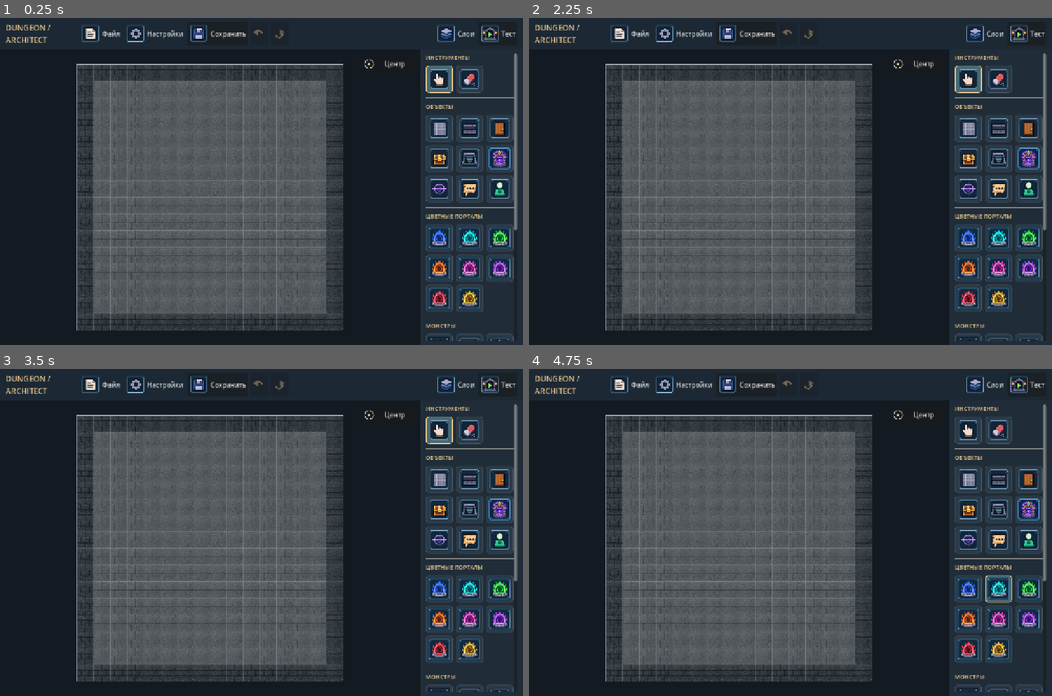
Above: before the commit, frames 1-4 (two rows, left to right).
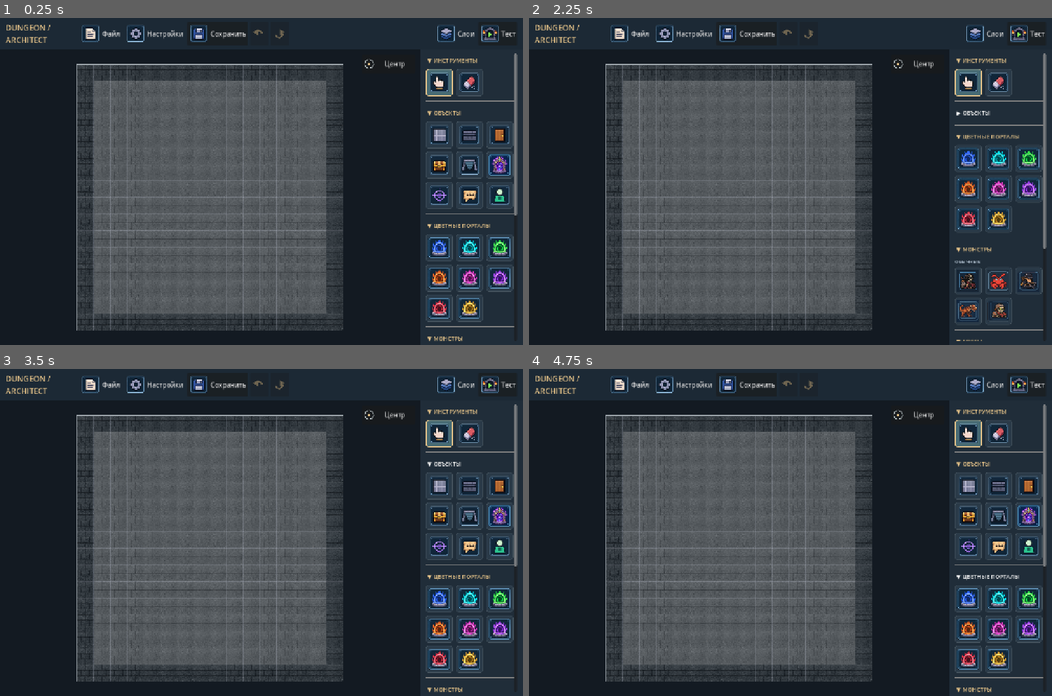
Above: after the commit, the same moments.

Repository: Warpreaktor/Dungeon-Architect
Game: Godot game, scene res://scenes/editor.tscn
The game is run twice, just before and just after one commit, with the same random seed, the same clock (stepped at 60 frames per second) and the same inputs. This scene is started directly instead of the project's main scene.
Inputs (mouse positions are in pixels of both pictures, inside the frame that each line leads up to):
- Up to frame 1 (0.25 s): no input
- Up to frame 2 (2.25 s): click (999, 60) at 0.5 s, where only the run after the commit has a clickable "▼ ИНСТРУМЕНТЫ"; click (999, 60) at 1.25 s, where only the run after the commit has a clickable "▶ ИНСТРУМЕНТЫ"; click (999, 112) at 2 s, where only the run after the commit has a clickable "▼ ОБЪЕКТЫ"
- Up to frame 3 (3.5 s): click (470, 463) at 2.75 s, where only the run after the commit has a clickable "▶ ОБЪЕКТЫ"
- Up to frame 4 (4.75 s): click (999, 578) at 3.5 s, where only the run after the commit has a clickable "▼ ЦВЕТНЫЕ ПОРТАЛЫ"; click (999, 578) at 4.25 s, where only the run after the commit has a clickable "▶ ЦВЕТНЫЕ ПОРТАЛЫ"

The runs differ from the first frame. In frame 1, 5.7% of the frame differs, in the area x 81-99%, y 11-99%; in frame 2, 5.3%; in frame 3, 5.7%; in frame 4, 5.9%.

Commit message:
Сгруппирована палитра и обновлена иконка босса

Diff:
--- a/scripts/editor.gd
+++ b/scripts/editor.gd
@@ -383,11 +383,13 @@
 	_palette_panel.custom_minimum_size.x = PALETTE_WIDTH
 	workspace.add_child(_palette_panel)
 	var palette_scroll := ScrollContainer.new()
+	palette_scroll.name = "PaletteScroll"
 	palette_scroll.size_flags_vertical = Control.SIZE_EXPAND_FILL
 	palette_scroll.horizontal_scroll_mode = ScrollContainer.SCROLL_MODE_DISABLED
 	palette_scroll.scroll_deadzone = 12
 	_palette_panel.add_child(palette_scroll)
 	var palette := VBoxContainer.new()
+	palette.name = "PaletteContent"
 	palette.size_flags_horizontal = Control.SIZE_EXPAND_FILL
 	palette.add_theme_constant_override("separation", 10)
 	palette_scroll.add_child(palette)
@@ -477,25 +479,26 @@
 	_game_dialogue.closed.connect(_on_game_dialogue_closed)
 	add_child(_game_dialogue)
 
-	palette.add_child(_label("ИНСТРУМЕНТЫ", 14, Color("#e8c58a")))
+	var tools_section := _palette_section(palette, "Tools", "ИНСТРУМЕНТЫ")
 	var control_tools := _tool_grid()
-	palette.add_child(control_tools)
+	control_tools.name = "ToolsGrid"
+	tools_section.add_child(control_tools)
 	for tool in TOOLS:
 		if str(tool["id"]) in ["hand", "erase"]:
 			_add_tool_button(control_tools, tool)
 
-	palette.add_child(HSeparator.new())
-	palette.add_child(_label("ОБЪЕКТЫ", 14, Color("#e8c58a")))
+	var map_section := _palette_section(palette, "MapObjects", "ОБЪЕКТЫ")
 	var map_tools := _tool_grid()
-	palette.add_child(map_tools)
+	map_tools.name = "MapObjectsGrid"
+	map_section.add_child(map_tools)
 	for tool in TOOLS:
 		if str(tool["id"]) not in ["hand", "erase"]:
 			_add_tool_button(map_tools, tool)
 
-	palette.add_child(HSeparator.new())
-	palette.add_child(_label("ЦВЕТНЫЕ ПОРТАЛЫ", 14, Color("#e8c58a")))
+	var portals_section := _palette_section(palette, "Portals", "ЦВЕТНЫЕ ПОРТАЛЫ")
 	var portals_grid := _tool_grid()
-	palette.add_child(portals_grid)
+	portals_grid.name = "PortalsGrid"
+	portals_section.add_child(portals_grid)
 	var portal_labels := {
 		"blue": "Синий", "cyan": "Голубой", "green": "Зелёный", "orange": "Оранжевый",
 		"pink": "Розовый", "purple": "Фиолетовый", "red": "Красный", "yellow": "Жёлтый"
@@ -508,28 +511,36 @@
 			"icon": ImageAsset.texture("res://assets/icons/portals/portal_%s.png" % color_id)
 		})
 
-	palette.add_child(HSeparator.new())
-	palette.add_child(_label("МОНСТРЫ", 14, Color("#e8c58a")))
-	var monster_tools := _tool_grid()
-	palette.add_child(monster_tools)
+	var monsters_section := _palette_section(palette, "Monsters", "МОНСТРЫ")
+	var common_monsters := _palette_tool_group(monsters_section, "CommonMonsters", "ОБЫЧНЫЕ")
+	var elite_monsters := _palette_tool_group(monsters_section, "EliteMonsters", "ЭЛИТА")
+	var bosses_section := _palette_section(palette, "Bosses", "БОССЫ")
+	var boss_monsters := _tool_grid()
+	boss_monsters.name = "BossesGrid"
+	bosses_section.add_child(boss_monsters)
 	for monster_id in MonsterCatalog.list_placeable_ids():
 		var monster: MonsterDefinition = MonsterCatalog.get_monster(str(monster_id))
-		_add_tool_button(monster_tools, {
+		var target_grid: GridContainer = common_monsters
+		if monster.rank == MonsterDefinition.Rank.BOSS:
+			target_grid = boss_monsters
+		elif monster.rank == MonsterDefinition.Rank.ELITE:
+			target_grid = elite_monsters
+		_add_tool_button(target_grid, {
 			"id": "monster:" + monster.monster_id,
 			"label": monster.display_name,
 			"hint": "Здоровье: %d · Сила: %d · Ловкость: %d" % [monster.max_health, monster.strength, monster.agility],
 			"icon": monster.icon
 		})
-
-	palette.add_child(HSeparator.new())
-	palette.add_child(_label("ЛОВУШКИ", 14, Color("#e8c58a")))
+	_palette_tool_group_visibility(monsters_section, common_monsters)
+	_palette_tool_group_visibility(monsters_section, elite_monsters)
+	(bosses_section.get_parent() as Control).visible = boss_monsters.get_child_count() > 0
+
+	var traps_section := _palette_section(palette, "Traps", "ЛОВУШКИ")
 	for placement in ["floor", "door"]:
 		var trap_ids: Array[String] = TrapCatalog.list_ids(placement)
 		if trap_ids.is_empty():
 			continue
-		palette.add_child(_label("НАПОЛЬНЫЕ" if placement == "floor" else "ДВЕРНЫЕ", 12, Color("#b9c9d8")))
-		var trap_tools := _tool_grid()
-		palette.add_child(trap_tools)
+		var trap_tools := _palette_tool_group(traps_section, "FloorTraps" if placement == "floor" else "DoorTraps", "НАПОЛЬНЫЕ" if placement == "floor" else "ДВЕРНЫЕ")
 		for trap_id in trap_ids:
 			var trap: TrapDefinition = TrapCatalog.get_trap(str(trap_id))
 			_add_tool_button(trap_tools, {
@@ -553,6 +564,64 @@
 	_log_open = bool(config.get_value("interface", "show_console", false))
 	_floating_console.set_open(_log_open)
 	_floating_console.set_game_controls_visible(is_play_mode or standalone_game)
+
+
+func _palette_section(parent: VBoxContainer, section_id: String, title: String, expanded: bool = true) -> VBoxContainer:
+	if parent.get_child_count() > 0:
+		parent.add_child(HSeparator.new())
+	var section := VBoxContainer.new()
+	section.name = "%sSection" % section_id
+	parent.add_child(section)
+	var header := Button.new()
+	header.name = "Header"
+	header.flat = true
+	header.alignment = HORIZONTAL_ALIGNMENT_LEFT
+	header.custom_minimum_size.y = 34
+	header.focus_mode = Control.FOCUS_NONE
+	header.add_theme_font_size_override("font_size", 14)
+	header.add_theme_color_override("font_color", Color("#e8c58a"))
+	header.set_meta("section_title", title)
+	section.add_child(header)
+	var content := VBoxContainer.new()
+	content.name = "Content"
+	content.visible = expanded
+	content.add_theme_constant_override("separation", 8)
+	section.add_child(content)
+	header.pressed.connect(_toggle_palette_section.bind(header, content))
+	_refresh_palette_section_header(header, content)
+	return content
+
+
+func _palette_tool_group(parent: VBoxContainer, group_id: String, title: String) -> GridContainer:
+	var wrapper := VBoxContainer.new()
+	wrapper.name = "%sGroup" % group_id
+	wrapper.add_theme_constant_override("separation", 6)
+	parent.add_child(wrapper)
+	var label := _label(title, 12, Color("#b9c9d8"))
+	label.name = "Label"
+	wrapper.add_child(label)
+	var grid := _tool_grid()
+	grid.name = "Grid"
+	wrapper.add_child(grid)
+	return grid
+
+
+func _palette_tool_group_visibility(parent: VBoxContainer, grid: GridContainer) -> void:
+	if grid == null:
+		return
+	var group: Control = grid.get_parent() as Control
+	if group != null and group.get_parent() == parent:
+		group.visible = grid.get_child_count() > 0
+
+
+func _toggle_palette_section(header: Button, content: Control) -> void:
+	content.visible = not content.visible
+	_refresh_palette_section_header(header, content)
+
+
+func _refresh_palette_section_header(header: Button, content: Control) -> void:
+	var title: String = str(header.get_meta("section_title", ""))
+	header.text = ("▼ " if content.visible else "▶ ") + title
 
 
 func _tool_grid() -> GridContainer:
--- a/tests/test_editor_layout.gd
+++ b/tests/test_editor_layout.gd
@@ -37,6 +37,28 @@
 	assert(workspace.get_child(0) == map_view)
 	assert(workspace.get_child(1) == palette)
 	assert(map_view.get_node("ViewportActions") != null)
+	var palette_content := palette.get_node("PaletteScroll/PaletteContent") as VBoxContainer
+	assert(palette_content != null)
+	assert(palette_content.get_node("ToolsSection/Header") != null)
+	assert(palette_content.get_node("MonstersSection/Header") != null)
+	var boss_grid := palette_content.get_node("BossesSection/Content/BossesGrid") as GridContainer
+	assert(boss_grid != null)
+	var expected_bosses: int = 0
+	for monster_id in MonsterCatalog.list_placeable_ids():
+		if MonsterCatalog.get_monster(monster_id).rank == MonsterDefinition.Rank.BOSS:
+			expected_bosses += 1
+	assert(boss_grid.get_child_count() == expected_bosses)
+	var palette_buttons: Dictionary = editor.get("_palette_buttons")
+	assert((palette_buttons["monster:kadavr"] as Button).get_parent() == boss_grid)
+	assert((palette_buttons["monster:rabbit_symbiont"] as Button).get_parent() == boss_grid)
+	assert(not palette_buttons.has("monster:rabbit_cadaver"))
+	assert((palette_buttons["monster:kadavr"] as Button).icon == MonsterCatalog.get_monster("kadavr").icon)
+	var bosses_header := palette_content.get_node("BossesSection/Header") as Button
+	var bosses_content := palette_content.get_node("BossesSection/Content") as Control
+	bosses_header.pressed.emit()
+	assert(not bosses_content.visible)
+	bosses_header.pressed.emit()
+	assert(bosses_content.visible)
 
 	var settings_dialog := editor.get_node("MapSettingsDialog") as AcceptDialog
 	var tabs := settings_dialog.get_node("SettingsTabs") as TabContainer
Binary file changed: assets/icons/monsters/kadavr.png
